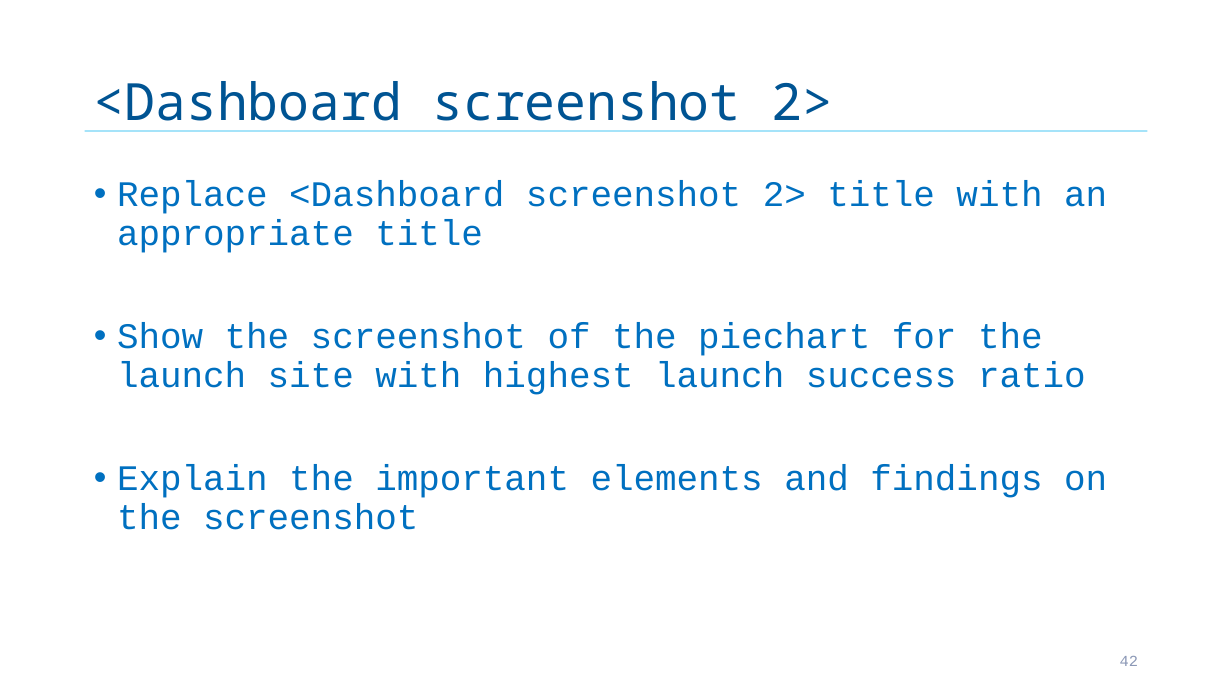
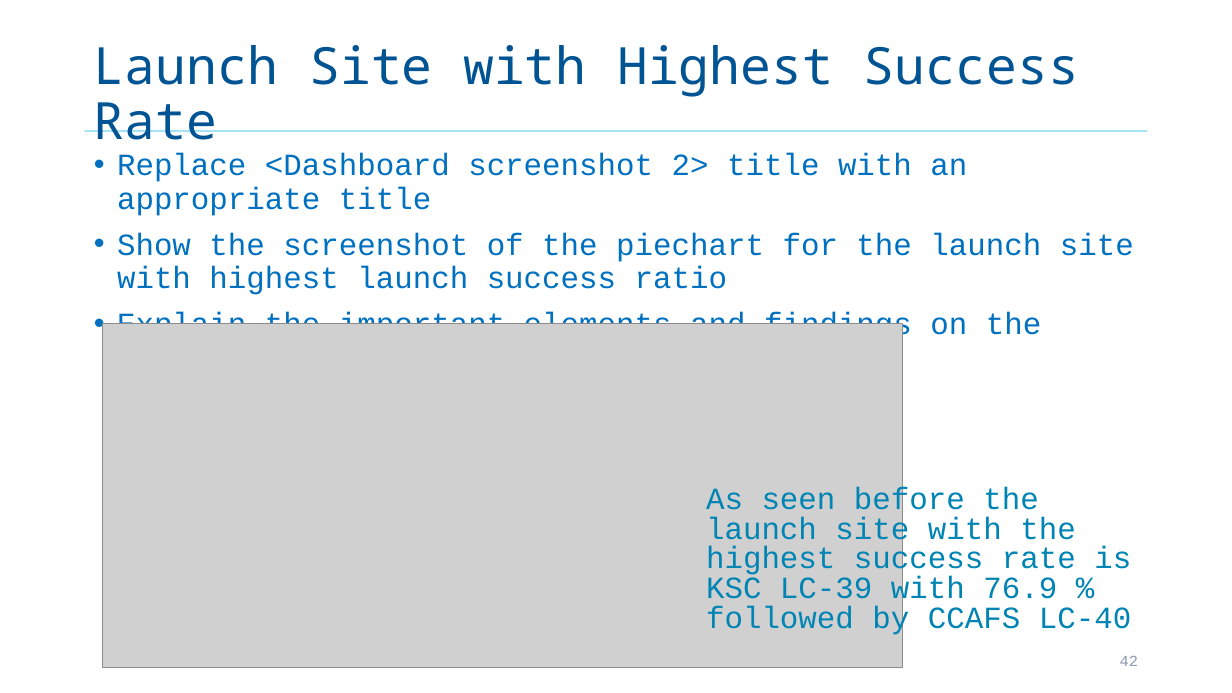
Before and after one commit to DaniArroyo/Data-Science-Capstone, a slide deck: slide 42 of Capstone-Final.pptx. Drawn at 1232x693 pixels with LibreOffice and Linux fonts; fonts in the diff are those of the drawing; grey boxes stand for pictures. Boxes give left, top, right and bottom in pixels: in the first picture for what was removed or moved away, otherwise in the second. Text is boxed around its words. In the diff, an @@ line names an element or a change of style, - is before the commit and + after.

```diff
--- a/Capstone-Final.pptx
+++ b/Capstone-Final.pptx
@@ title at bbox=[94, 45, 1080, 153]: text changed @@
-<Dashboard screenshot 2>
+Launch Site with Highest Success Rate
@@ text "Replace <Dashboard screenshot 2> title ...": place and size @@
-text "Replace <Dashboard screenshot 2> title ..." at bbox=[117, 181, 1107, 530]
+text "Replace <Dashboard screenshot 2> title ..." at bbox=[117, 153, 1134, 335]
@@ text "Replace <Dashboard screenshot 2> title ..." at bbox=[117, 153, 1134, 335]: size 28 to 24 pt @@
@@ picture added at bbox=[103, 323, 903, 667] @@
@@ text added at bbox=[706, 487, 1131, 636], 24 pt, text #0084B4 @@
+As seen before the launch site with the highest success rate is KSC LC-39 with 76.9 % followed by CCAFS LC-40
```
Also in this commit, not shown: 7 other slides changed.
